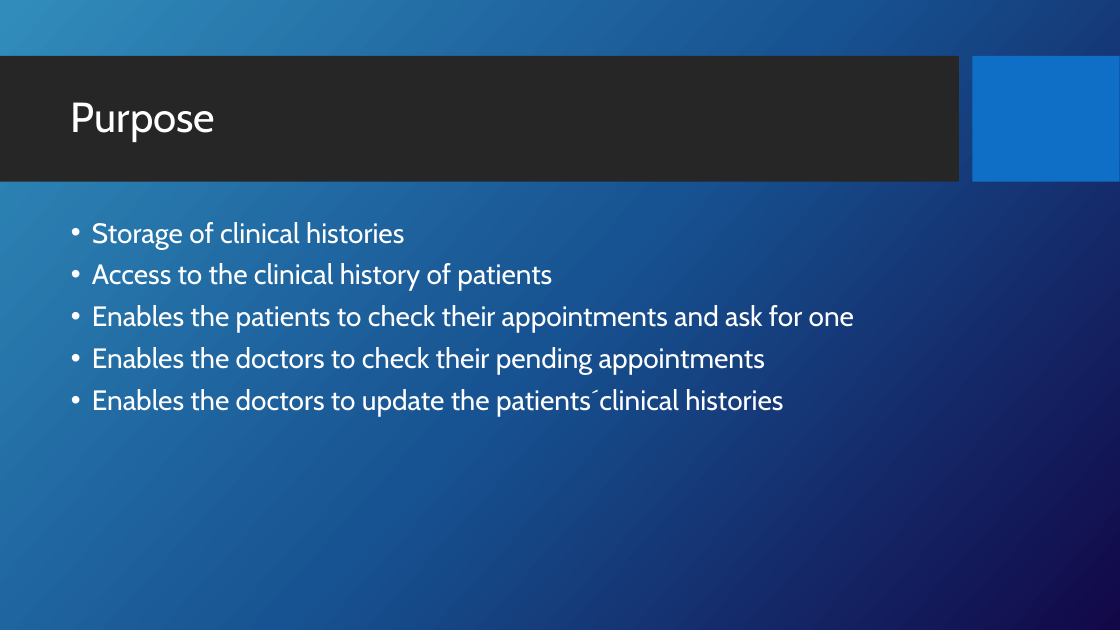
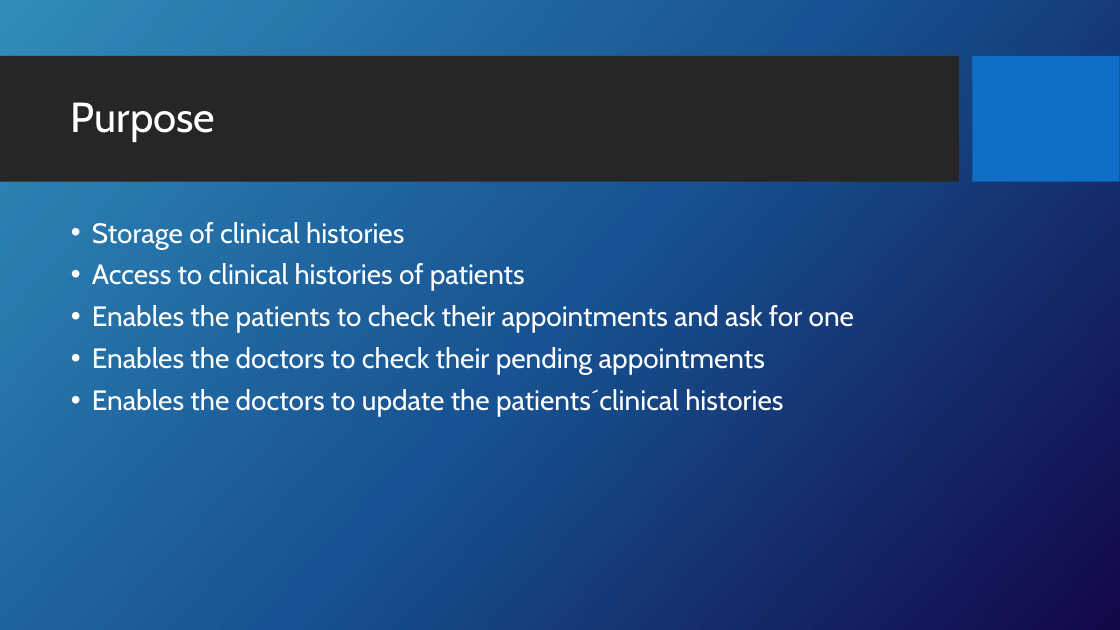
Before and after one commit to Andresss97/ClinicalHistory, a slide deck: slide 3 of doc/Babylon studio presentation.pptx. Drawn at 1120x630 pixels with LibreOffice and Linux fonts; fonts in the diff are those of the drawing; background and template pictures are left out. Boxes give left, top, right and bottom in pixels: in the first picture for what was removed or moved away, otherwise in the second. Text is boxed around its words. In the diff, an @@ line names an element or a change of style, - is before the commit and + after.

```diff
--- a/doc/Babylon studio presentation.pptx
+++ b/doc/Babylon studio presentation.pptx
@@ text at bbox=[92, 263, 525, 291]: text changed @@
-• Access to the clinical history of patients
+• Access to clinical histories of patients
```
Also in this commit, not shown: 2 other slides changed, 3 slides added, 5 other files.
